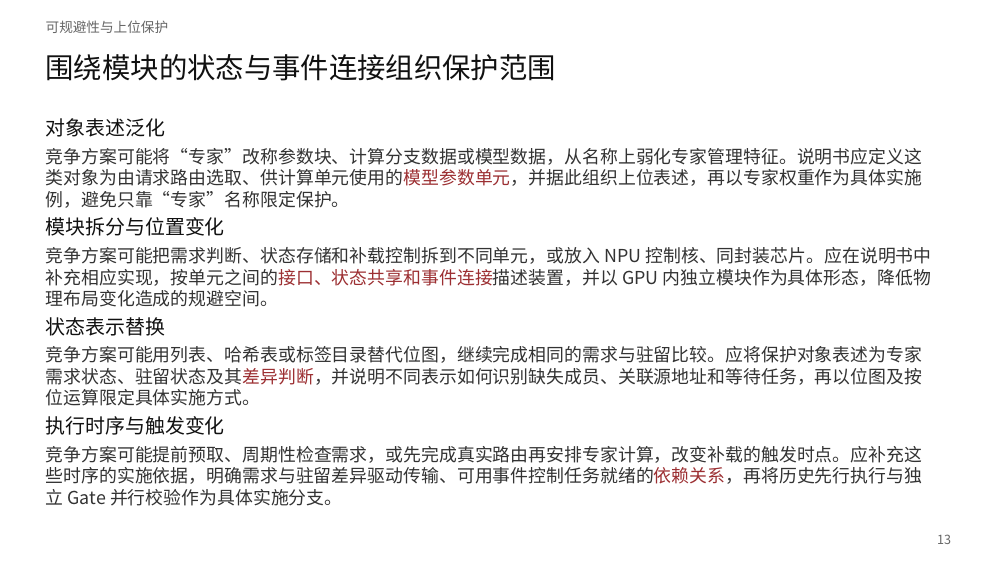
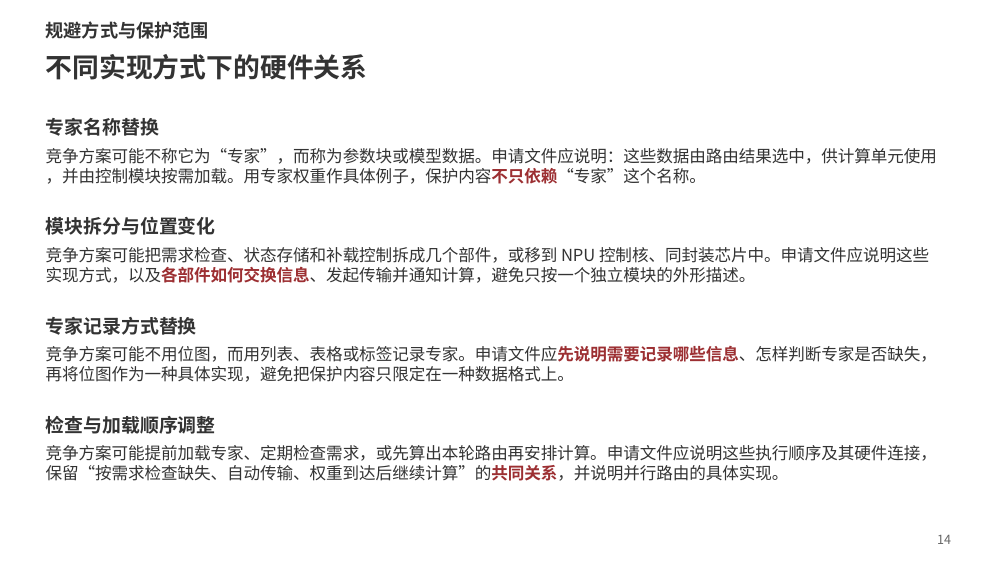
Before and after one commit to Frandium/kv_cache, a slide deck: slide 14 of main_swapmoe/patents/ppt/MoE解码专家驻留与自主补载.pptx (slide 13 before the commit). Drawn at 1008x567 pixels with LibreOffice and Linux fonts; fonts in the diff are those of the drawing. Boxes give left, top, right and bottom in pixels: in the first picture for what was removed or moved away, otherwise in the second. Text is boxed around its words. In the diff, an @@ line names an element or a change of style, - is before the commit and + after.

```diff
--- a/main_swapmoe/patents/ppt/MoE解码专家驻留与自主补载.pptx
+++ b/main_swapmoe/patents/ppt/MoE解码专家驻留与自主补载.pptx
@@ text at [46,21,209,39]: text changed; size 13 to 17.2 pt; font Noto Sans CJK SC to Noto Sans CJK JP; text colour #666666 to #333333; bold on @@
-可规避性与上位保护
+规避方式与保护范围
@@ text at [46,54,368,80]: text changed; size 27 to 25.5 pt; font Noto Sans CJK SC to Noto Sans CJK JP; text colour #111111 to #333333; bold on @@
-围绕模块的状态与事件连接组织保护范围
+不同实现方式下的硬件关系
@@ text at [46,118,159,136]: text changed; size 19 to 18 pt; font Noto Sans CJK SC to Noto Sans CJK JP; text colour #111111 to #333333; bold on @@
-对象表述泛化
+专家名称替换
@@ text at [46,148,937,184]: text changed; size 17 to 15.8 pt; font Noto Sans CJK SC to Noto Sans CJK JP @@
-竞争方案可能将“专家”改称参数块、计算分支数据或模型数据，从名称上弱化专家管理特征。说明书应定义这
-类对象为由请求路由选取、供计算单元使用的模型参数单元，并据此组织上位表述，再以专家权重作为具体实施
-例，避免只靠“专家”名称限定保护。
+竞争方案可能不称它为“专家”，而称为参数块或模型数据。申请文件应说明：这些数据由路由结果选中，供计算单元使用
+，并由控制模块按需加载。用专家权重作具体例子，保护内容不只依赖“专家”这个名称。
@@ text "模块拆分与位置变化" at [46,217,216,235]: size 19 to 18 pt, font Noto Sans CJK SC to Noto Sans CJK JP, text colour #111111 to #333333, bold on @@
@@ text at [46,247,929,283]: text changed; size 17 to 15.8 pt; font Noto Sans CJK SC to Noto Sans CJK JP @@
-竞争方案可能把需求判断、状态存储和补载控制拆到不同单元，或放入 NPU 控制核、同封装芯片。应在说明书中
-补充相应实现，按单元之间的接口、状态共享和事件连接描述装置，并以 GPU 内独立模块作为具体形态，降低物
-理布局变化造成的规避空间。
+竞争方案可能把需求检查、状态存储和补载控制拆成几个部件，或移到 NPU 控制核、同封装芯片中。申请文件应说明这些
+实现方式，以及各部件如何交换信息、发起传输并通知计算，避免只按一个独立模块的外形描述。
@@ text at [46,317,197,335]: text changed; size 19 to 18 pt; font Noto Sans CJK SC to Noto Sans CJK JP; text colour #111111 to #333333; bold on @@
-状态表示替换
+专家记录方式替换
@@ text at [46,346,937,382]: text changed; size 17 to 15.8 pt; font Noto Sans CJK SC to Noto Sans CJK JP @@
-竞争方案可能用列表、哈希表或标签目录替代位图，继续完成相同的需求与驻留比较。应将保护对象表述为专家
-需求状态、驻留状态及其差异判断，并说明不同表示如何识别缺失成员、关联源地址和等待任务，再以位图及按
-位运算限定具体实施方式。
+竞争方案可能不用位图，而用列表、表格或标签记录专家。申请文件应先说明需要记录哪些信息、怎样判断专家是否缺失，
+再将位图作为一种具体实现，避免把保护内容只限定在一种数据格式上。
@@ text at [46,416,216,434]: text changed; size 19 to 18 pt; font Noto Sans CJK SC to Noto Sans CJK JP; text colour #111111 to #333333; bold on @@
-执行时序与触发变化
+检查与加载顺序调整
@@ text at [46,445,937,481]: text changed; size 17 to 15.8 pt; font Noto Sans CJK SC to Noto Sans CJK JP @@
-竞争方案可能提前预取、周期性检查需求，或先完成真实路由再安排专家计算，改变补载的触发时点。应补充这
-些时序的实施依据，明确需求与驻留差异驱动传输、可用事件控制任务就绪的依赖关系，再将历史先行执行与独
-立 Gate 并行校验作为具体实施分支。
+竞争方案可能提前加载专家、定期检查需求，或先算出本轮路由再安排计算。申请文件应说明这些执行顺序及其硬件连接，
+保留“按需求检查缺失、自动传输、权重到达后继续计算”的共同关系，并说明并行路由的具体实现。
@@ text at [937,535,951,544]: text changed @@
-13
+14
```
Also in this commit, not shown: 14 other slides changed, 1 slide added, 2 other files.
